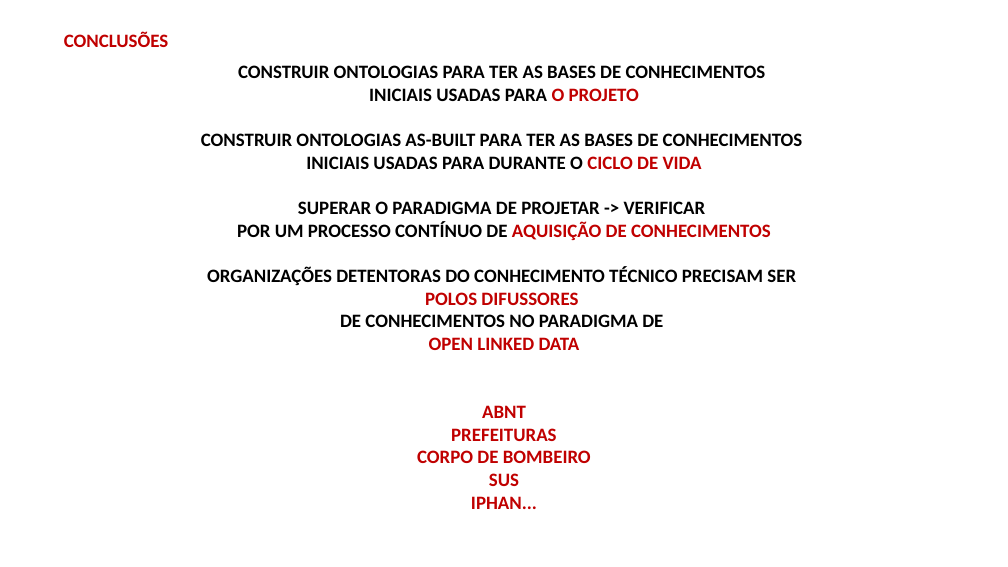
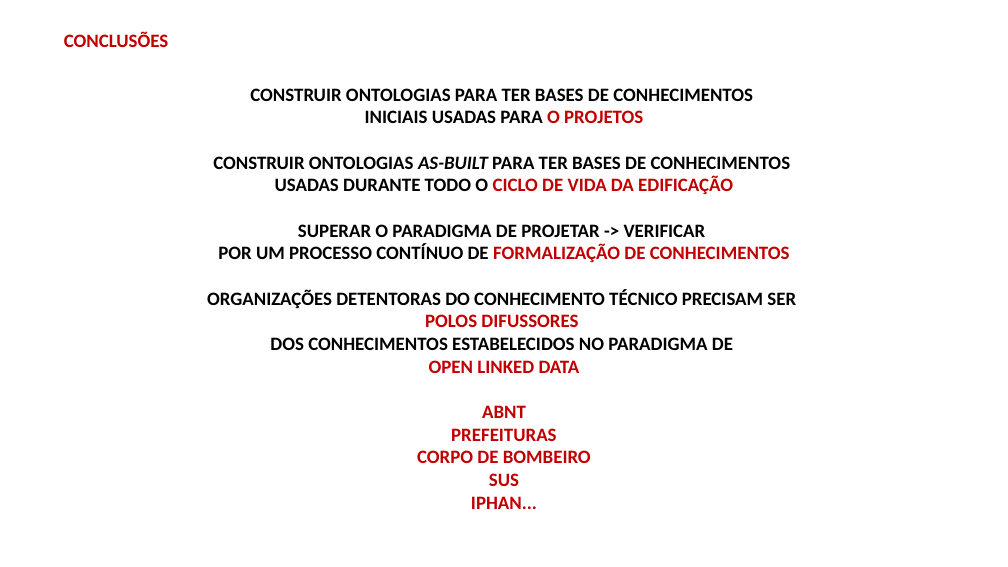
Before and after one commit to JLMenegotto/OntologiaBIM, a slide deck: slide 25 of Dynamo/Menegotto_Apresentação_SINGEURB.pptx. Drawn at 1008x567 pixels with LibreOffice and Linux fonts; fonts in the diff are those of the drawing. Boxes give left, top, right and bottom in pixels: in the first picture for what was removed or moved away, otherwise in the second. Text is boxed around its words. In the diff, an @@ line names an element or a change of style, - is before the commit and + after.

```diff
--- a/Dynamo/Menegotto_Apresentação_SINGEURB.pptx
+++ b/Dynamo/Menegotto_Apresentação_SINGEURB.pptx
@@ text "CONSTRUIR ONTOLOGIAS PARA TER BASES ...": place and size @@
-text "CONSTRUIR ONTOLOGIAS PARA TER BASES ..." at <box>201,65,803,509</box>
+text "CONSTRUIR ONTOLOGIAS PARA TER BASES ..." at <box>207,88,796,509</box>
@@ text at <box>213,88,791,194</box>: text changed @@
-CONSTRUIR ONTOLOGIAS PARA TER AS BASES DE CONHECIMENTOS
-INICIAIS USADAS PARA O PROJETO
-CONSTRUIR ONTOLOGIAS AS-BUILT PARA TER AS BASES DE CONHECIMENTOS
-INICIAIS USADAS PARA DURANTE O CICLO DE VIDA
+CONSTRUIR ONTOLOGIAS PARA TER BASES DE CONHECIMENTOS
+INICIAIS USADAS PARA O PROJETOS
+CONSTRUIR ONTOLOGIAS AS-BUILT PARA TER BASES DE CONHECIMENTOS
+USADAS DURANTE TODO O CICLO DE VIDA DA EDIFICAÇÃO
@@ text at <box>218,244,790,262</box>: text changed @@
-POR UM PROCESSO CONTÍNUO DE AQUISIÇÃO DE CONHECIMENTOS
+POR UM PROCESSO CONTÍNUO DE FORMALIZAÇÃO DE CONHECIMENTOS
@@ text at <box>270,337,733,350</box>: text changed @@
-DE CONHECIMENTOS NO PARADIGMA DE
+DOS CONHECIMENTOS ESTABELECIDOS NO PARADIGMA DE
```
Also in this commit, not shown: 3 other slides changed.
